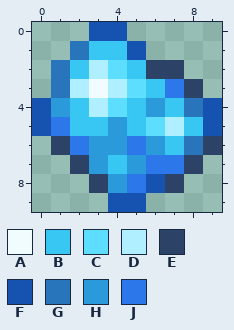
Pixel-art sprite -- Assets/Items/Misc/StaminaGel.png. That is the earlier state.
The file is 20x20 pixels, drawn in blocks of 2x2; one block is one cell here.
Palette (. is transparent): A #f0fcff  B #38c7f3  C #5ddeff  D #afefff  E #2c4367  F #1653b0  G #2875bc  H #2a9ada  J #2c77e9
Pixels before, first column x 0:
 0 ...FF.....
 1 ..GBBF....
 2 .GBDCBEE..
 3 .GDADCBJE.
 4 FHBDCBHBGF
 5 FJBBHBCDBF
 6 .EJHHJHBGE
 7 ..EHBHJJE.
 8 ...EHJFE..
 9 ....FF....
And afterwards:
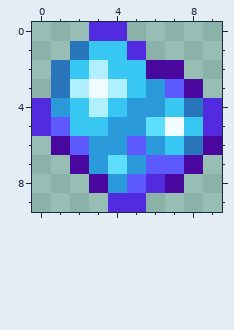
The edit:
colour E: #2c4367 -> #49079d
colour F: #1653b0 -> #522be0
colour J: #2c77e9 -> #5c5aff
Changed rows in their new state; - is a pixel that keeps its letter.
first column x 4:
 2 B---
 3 -BH-
 4 BH--
 5 -H-A
 7 C---
Where, in picture pixels (left, top, right, bottom), the same in both pictures:
changed: (32, 22, 222, 212)
